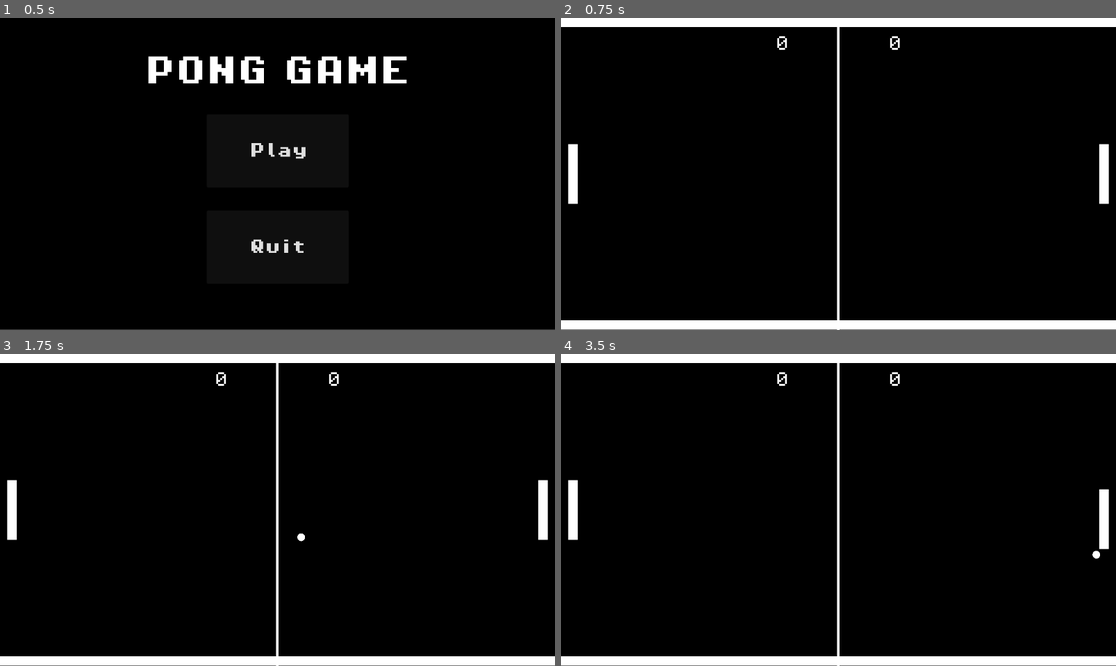
Above: before the commit, frames 1-4 (two rows, left to right).
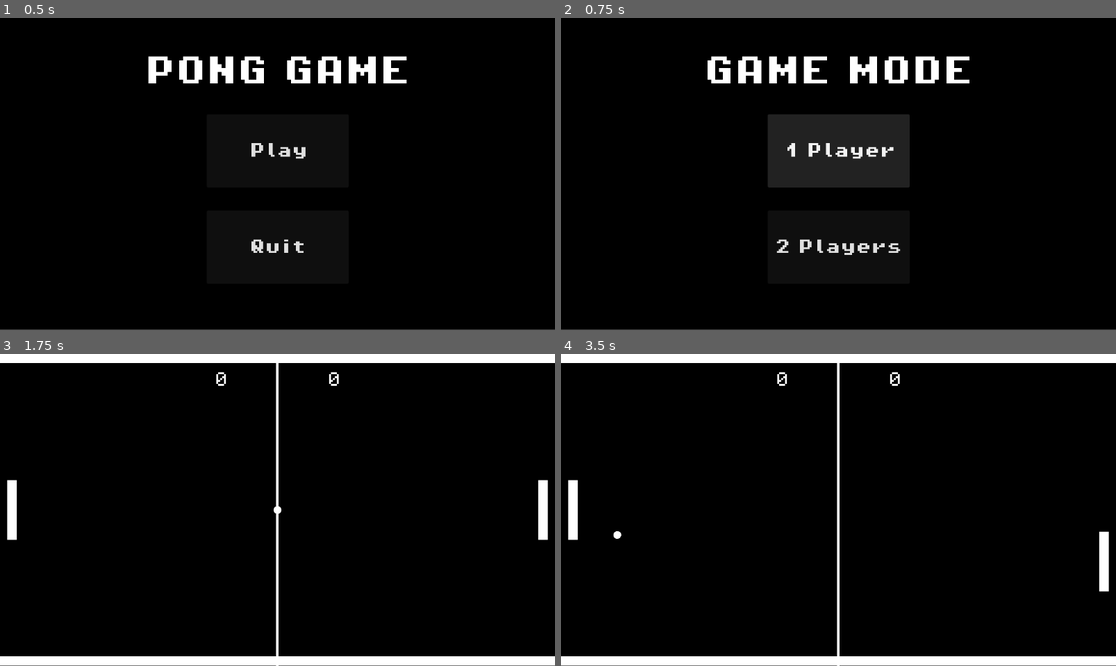
Above: after the commit, the same moments.

Repository: LuanNaves/PongGame
Game: Godot game, scene res://main.tscn
Two runs of this game, one before a commit and one after it. Both use one fixed random seed, a clock stepped at 60 frames per second and the inputs below.
Inputs (mouse positions are in pixels of both pictures, inside the frame that each line leads up to):
- Up to frame 1 (0.5 s): no input
- Up to frame 2 (0.75 s): click "Play" at 0.5 s
- Up to frame 3 (1.75 s): click (277, 581) at 1.25 s, where only the run after the commit has a clickable "2 Players"
- Up to frame 4 (3.5 s): tap Enter at 2 s; hold Up (player1_up) 2.03-2.78 s; tap S (player2_down) at 2.1 s; hold Down (player1_down) from 2.78 s (still down); tap W (player2_up) at 2.85 s

Frame 1 is identical in both runs. In frame 2, 16% of the frame differs, in the area x 0-100%, y 0-100%; in frame 3, less than 0.1%; in frame 4, 0.6%.

Commit message:
Add AI movements, Sinfgle Player and Multiplayer

Diff:
--- a/project.godot
+++ b/project.godot
@@ -17,7 +17,8 @@
 
 [autoload]
 
-Game="*res://scripts/game.gd"
+SinglePlayerGame="*res://scripts/single_player_game.gd"
+MultiplayerGame="*res://scripts/multiplayer_game.gd"
 
 [input]
 
--- a/scenes/game.tscn
+++ /dev/null
@@ -1,47 +0,0 @@
-[gd_scene load_steps=9 format=3 uid="uid://bu8bj6olc82w1"]
-
-[ext_resource type="PackedScene" uid="uid://cn8stup7tm812" path="res://scenes/background.tscn" id="1_rlp3e"]
-[ext_resource type="Script" path="res://scripts/game.gd" id="1_w2v81"]
-[ext_resource type="PackedScene" uid="uid://bv2eyxjhivvip" path="res://scenes/player.tscn" id="2_ktenp"]
-[ext_resource type="PackedScene" uid="uid://myg0teikumsd" path="res://scenes/walls.tscn" id="3_r4qtw"]
-[ext_resource type="PackedScene" uid="uid://bueweosy3541l" path="res://scenes/ball.tscn" id="4_leemd"]
-[ext_resource type="Script" path="res://scripts/player2.gd" id="5_160x7"]
-[ext_resource type="PackedScene" uid="uid://5kym87ec46pq" path="res://scenes/score.tscn" id="5_mwq7j"]
-
-[sub_resource type="StyleBoxLine" id="StyleBoxLine_7sv4s"]
-color = Color(1, 1, 1, 1)
-thickness = 5
-vertical = true
-
-[node name="Game" type="Node"]
-script = ExtResource("1_w2v81")
-
-[node name="Background" parent="." instance=ExtResource("1_rlp3e")]
-
-[node name="VSeparator2" type="VSeparator" parent="Background"]
-layout_mode = 1
-anchors_preset = -1
-offset_top = 1.0
-offset_right = 1152.0
-offset_bottom = 647.0
-theme_override_styles/separator = SubResource("StyleBoxLine_7sv4s")
-
-[node name="Walls" parent="." instance=ExtResource("3_r4qtw")]
-
-[node name="Ball" parent="." instance=ExtResource("4_leemd")]
-position = Vector2(27, -15)
-
-[node name="Player1" parent="." instance=ExtResource("2_ktenp")]
-position = Vector2(1127, 324)
-
-[node name="Player2" parent="." instance=ExtResource("2_ktenp")]
-position = Vector2(25, 324)
-script = ExtResource("5_160x7")
-
-[node name="Score" parent="." instance=ExtResource("5_mwq7j")]
-
-[node name="BallTimer" type="Timer" parent="."]
-one_shot = true
-autostart = true
-
-[connection signal="timeout" from="BallTimer" to="." method="_on_ball_timer_timeout"]
--- /dev/null
+++ b/scenes/game_mode.tscn
@@ -0,0 +1,69 @@
+[gd_scene load_steps=5 format=3 uid="uid://cdqfi2vtswspg"]
+
+[ext_resource type="Script" path="res://scripts/game_mode.gd" id="1_qw50d"]
+[ext_resource type="PackedScene" uid="uid://cn8stup7tm812" path="res://scenes/background.tscn" id="2_81ngg"]
+[ext_resource type="FontFile" uid="uid://d3cj18pjub8ye" path="res://assets/fonts/PixelOperator8-Bold.ttf" id="3_tisn6"]
+
+[sub_resource type="ViewportTexture" id="ViewportTexture_h3mej"]
+
+[node name="GameMode" type="Node"]
+script = ExtResource("1_qw50d")
+
+[node name="Background" parent="." instance=ExtResource("2_81ngg")]
+
+[node name="SinglePlayer" type="Button" parent="."]
+texture_filter = 1
+anchors_preset = 8
+anchor_left = 0.5
+anchor_top = 0.5
+anchor_right = 0.5
+anchor_bottom = 0.5
+offset_left = -147.5
+offset_top = -124.0
+offset_right = 147.5
+offset_bottom = 28.0
+grow_horizontal = 2
+grow_vertical = 2
+theme_override_fonts/font = ExtResource("3_tisn6")
+theme_override_font_sizes/font_size = 32
+text = "1 Player"
+icon = SubResource("ViewportTexture_h3mej")
+
+[node name="MultiPlayer" type="Button" parent="."]
+texture_filter = 1
+anchors_preset = 8
+anchor_left = 0.5
+anchor_top = 0.5
+anchor_right = 0.5
+anchor_bottom = 0.5
+offset_left = -147.5
+offset_top = 76.0
+offset_right = 147.5
+offset_bottom = 228.0
+grow_horizontal = 2
+grow_vertical = 2
+theme_override_fonts/font = ExtResource("3_tisn6")
+theme_override_font_sizes/font_size = 32
+text = "2 Players"
+
+[node name="Label" type="Label" parent="."]
+anchors_preset = 8
+anchor_left = 0.5
+anchor_top = 0.5
+anchor_right = 0.5
+anchor_bottom = 0.5
+offset_left = -276.0
+offset_top = -274.0
+offset_right = 276.0
+offset_bottom = -149.0
+grow_horizontal = 2
+grow_vertical = 2
+theme_override_fonts/font = ExtResource("3_tisn6")
+theme_override_font_sizes/font_size = 64
+text = "GAME MODE
+"
+horizontal_alignment = 1
+vertical_alignment = 1
+
+[connection signal="pressed" from="SinglePlayer" to="." method="_on_single_player_pressed"]
+[connection signal="pressed" from="MultiPlayer" to="." method="_on_multi_player_pressed"]
--- /dev/null
+++ b/scenes/multiplayer_game.tscn
@@ -0,0 +1,49 @@
+[gd_scene load_steps=10 format=3 uid="uid://bu8bj6olc82w1"]
+
+[ext_resource type="Script" path="res://scripts/multiplayer_game.gd" id="1_c2kbr"]
+[ext_resource type="PackedScene" uid="uid://cn8stup7tm812" path="res://scenes/background.tscn" id="2_3g7vu"]
+[ext_resource type="PackedScene" uid="uid://myg0teikumsd" path="res://scenes/walls.tscn" id="3_blf1h"]
+[ext_resource type="PackedScene" uid="uid://bueweosy3541l" path="res://scenes/ball.tscn" id="4_y606n"]
+[ext_resource type="PackedScene" uid="uid://bv2eyxjhivvip" path="res://scenes/player.tscn" id="5_yl5p8"]
+[ext_resource type="Script" path="res://scripts/player2.gd" id="6_bmu6n"]
+[ext_resource type="Script" path="res://scripts/player.gd" id="6_lq72s"]
+[ext_resource type="PackedScene" uid="uid://5kym87ec46pq" path="res://scenes/score.tscn" id="7_k54ag"]
+
+[sub_resource type="StyleBoxLine" id="StyleBoxLine_7sv4s"]
+color = Color(1, 1, 1, 1)
+thickness = 5
+vertical = true
+
+[node name="MultiplayerGame" type="Node"]
+script = ExtResource("1_c2kbr")
+
+[node name="Background" parent="." instance=ExtResource("2_3g7vu")]
+
+[node name="VSeparator2" type="VSeparator" parent="Background"]
+layout_mode = 1
+anchors_preset = -1
+offset_top = 1.0
+offset_right = 1152.0
+offset_bottom = 647.0
+theme_override_styles/separator = SubResource("StyleBoxLine_7sv4s")
+
+[node name="Walls" parent="." instance=ExtResource("3_blf1h")]
+
+[node name="Ball" parent="." instance=ExtResource("4_y606n")]
+position = Vector2(576, 324)
+
+[node name="Player1" parent="." instance=ExtResource("5_yl5p8")]
+position = Vector2(1127, 324)
+script = ExtResource("6_lq72s")
+
+[node name="Player2" parent="." instance=ExtResource("5_yl5p8")]
+position = Vector2(25, 324)
+script = ExtResource("6_bmu6n")
+
+[node name="Score" parent="." instance=ExtResource("7_k54ag")]
+
+[node name="BallTimer" type="Timer" parent="."]
+one_shot = true
+autostart = true
+
+[connection signal="timeout" from="BallTimer" to="." method="_on_ball_timer_timeout"]
--- a/scenes/player.tscn
+++ b/scenes/player.tscn
@@ -1,13 +1,10 @@
-[gd_scene load_steps=3 format=3 uid="uid://bv2eyxjhivvip"]
-
-[ext_resource type="Script" path="res://scripts/player.gd" id="1_5nxke"]
+[gd_scene load_steps=2 format=3 uid="uid://bv2eyxjhivvip"]
 
 [sub_resource type="RectangleShape2D" id="RectangleShape2D_8crfl"]
 size = Vector2(20, 124)
 
 [node name="Player" type="CharacterBody2D"]
 motion_mode = 1
-script = ExtResource("1_5nxke")
 
 [node name="ColorRect" type="ColorRect" parent="."]
 anchors_preset = 8
--- /dev/null
+++ b/scenes/single_player_game.tscn
@@ -0,0 +1,49 @@
+[gd_scene load_steps=10 format=3 uid="uid://crl0sk2n53dph"]
+
+[ext_resource type="PackedScene" uid="uid://cn8stup7tm812" path="res://scenes/background.tscn" id="1_31m3b"]
+[ext_resource type="Script" path="res://scripts/single_player_game.gd" id="1_hoex4"]
+[ext_resource type="PackedScene" uid="uid://myg0teikumsd" path="res://scenes/walls.tscn" id="2_w3ams"]
+[ext_resource type="PackedScene" uid="uid://bueweosy3541l" path="res://scenes/ball.tscn" id="3_l7ger"]
+[ext_resource type="PackedScene" uid="uid://bv2eyxjhivvip" path="res://scenes/player.tscn" id="4_7di76"]
+[ext_resource type="Script" path="res://scripts/cpu.gd" id="5_s3bq8"]
+[ext_resource type="Script" path="res://scripts/player.gd" id="6_an6g1"]
+[ext_resource type="PackedScene" uid="uid://5kym87ec46pq" path="res://scenes/score.tscn" id="6_w88ur"]
+
+[sub_resource type="StyleBoxLine" id="StyleBoxLine_0bxdr"]
+color = Color(1, 1, 1, 1)
+thickness = 5
+vertical = true
+
+[node name="SinglePlayerGame" type="Node"]
+script = ExtResource("1_hoex4")
+
+[node name="Background" parent="." instance=ExtResource("1_31m3b")]
+
+[node name="VSeparator2" type="VSeparator" parent="Background"]
+layout_mode = 1
+anchors_preset = -1
+offset_top = 1.0
+offset_right = 1152.0
+offset_bottom = 647.0
+theme_override_styles/separator = SubResource("StyleBoxLine_0bxdr")
+
+[node name="Walls" parent="." instance=ExtResource("2_w3ams")]
+
+[node name="Ball" parent="." instance=ExtResource("3_l7ger")]
+position = Vector2(576, 324)
+
+[node name="Player1" parent="." instance=ExtResource("4_7di76")]
+position = Vector2(1127, 324)
+script = ExtResource("6_an6g1")
+
+[node name="CPU" parent="." instance=ExtResource("4_7di76")]
+position = Vector2(25, 324)
+script = ExtResource("5_s3bq8")
+
+[node name="Score" parent="." instance=ExtResource("6_w88ur")]
+
+[node name="BallTimer" type="Timer" parent="."]
+one_shot = true
+autostart = true
+
+[connection signal="timeout" from="BallTimer" to="." method="_on_ball_timer_timeout"]
--- a/scripts/ball.gd
+++ b/scripts/ball.gd
@@ -24,7 +24,7 @@
 	var collider
 	if collision:
 		collider = collision.get_collider()
-		if collider == $"../Player1" or collider == $"../Player2":
+		if collider == $"../Player1" or collider == $"../Player2" or collider == $"../CPU":
 			speed += ACCEL
 			dir = new_direction(collider)
 		else:
--- /dev/null
+++ b/scripts/cpu.gd
@@ -0,0 +1,26 @@
+extends CharacterBody2D
+
+# Windows height without the lenght of the walls
+var win_height : int
+var p_height : int
+var ball_pos : Vector2
+var dist : int
+var move_by : float
+@onready var ball = $"../Ball"
+
+func _ready():
+	win_height = get_viewport_rect().size.y
+	p_height = $ColorRect.get_size().y
+
+func _process(delta):
+	ball_pos = ball.position
+	dist = position.y - ball_pos.y
+
+	if abs(dist) > 0:
+		move_by = get_parent().PADDLE_SPEED * delta * (dist / abs(dist))
+	else:
+		move_by = dist
+
+	position.y -= move_by
+
+	position.y = clamp(position.y, (p_height / 2) + 19, win_height - 19 - p_height / 2)
--- /dev/null
+++ b/scripts/game_mode.gd
@@ -0,0 +1,9 @@
+extends Node
+
+
+func _on_single_player_pressed():
+	get_tree().change_scene_to_file("res://scenes/single_player_game.tscn")
+
+
+func _on_multi_player_pressed():
+	get_tree().change_scene_to_file("res://scenes/multiplayer_game.tscn")
--- a/scripts/main.gd
+++ b/scripts/main.gd
@@ -2,7 +2,7 @@
 
 
 func _on_play_pressed():
-	get_tree().change_scene_to_file("res://scenes/game.tscn")
+	get_tree().change_scene_to_file("res://scenes/game_mode.tscn")
 
 func _on_quit_pressed():
 	get_tree().quit()
--- a/scripts/game.gd
+++ b/scripts/multiplayer_game.gd
@@ -1,5 +1,6 @@
 extends Node
 
+const PADDLE_SPEED : float = 500
 var player1_score = 0
 var player2_score = 0
 
--- a/scripts/player.gd
+++ b/scripts/player.gd
@@ -1,6 +1,5 @@
 extends CharacterBody2D
 
-const SPEED = 400.0
 var p_height : int
 
 func _ready():
@@ -10,8 +9,8 @@
 	# Get the input direction and handle the movement/deceleration.
 	var direction = Input.get_axis("player1_up", "player1_down")
 	if direction:
-		velocity.y = direction * SPEED
+		velocity.y = direction * get_parent().PADDLE_SPEED
 	else:
-		velocity.y = move_toward(velocity.x, 0, SPEED)
+		velocity.y = move_toward(velocity.x, 0, get_parent().PADDLE_SPEED)
 
 	move_and_slide()
--- a/scripts/player2.gd
+++ b/scripts/player2.gd
@@ -1,6 +1,5 @@
 extends CharacterBody2D
 
-const SPEED = 400.0
 var p_height : int
 
 func _ready():
@@ -10,8 +9,8 @@
 	# Get the input direction and handle the movement/deceleration.
 	var direction = Input.get_axis("player2_up", "player2_down")
 	if direction:
-		velocity.y = direction * SPEED
+		velocity.y = direction * get_parent().PADDLE_SPEED
 	else:
-		velocity.y = move_toward(velocity.x, 0, SPEED)
+		velocity.y = move_toward(velocity.x, 0, get_parent().PADDLE_SPEED)
 
 	move_and_slide()
--- a/scripts/score.gd
+++ b/scripts/score.gd
@@ -5,8 +5,8 @@
 @onready var p2_label = $"Player2 Score/Label"
 @onready var timer = $Timer
 
-var P1_SCORE = Game.player1_score
-var P2_SCORE = Game.player2_score
+var P1_SCORE = MultiplayerGame.player1_score
+var P2_SCORE = MultiplayerGame.player2_score
 
 
 func _on_player_1_score_body_entered(body):
--- /dev/null
+++ b/scripts/single_player_game.gd
@@ -0,0 +1,8 @@
+extends Node
+
+const PADDLE_SPEED : float = 500
+var player1_score = 0
+var CPU_score = 0
+
+func _on_ball_timer_timeout():
+	$Ball.reset_ball()
Not shown, added: scenes/mulB0B7.tmp
Not shown, added: scenes/sinD804.tmp
